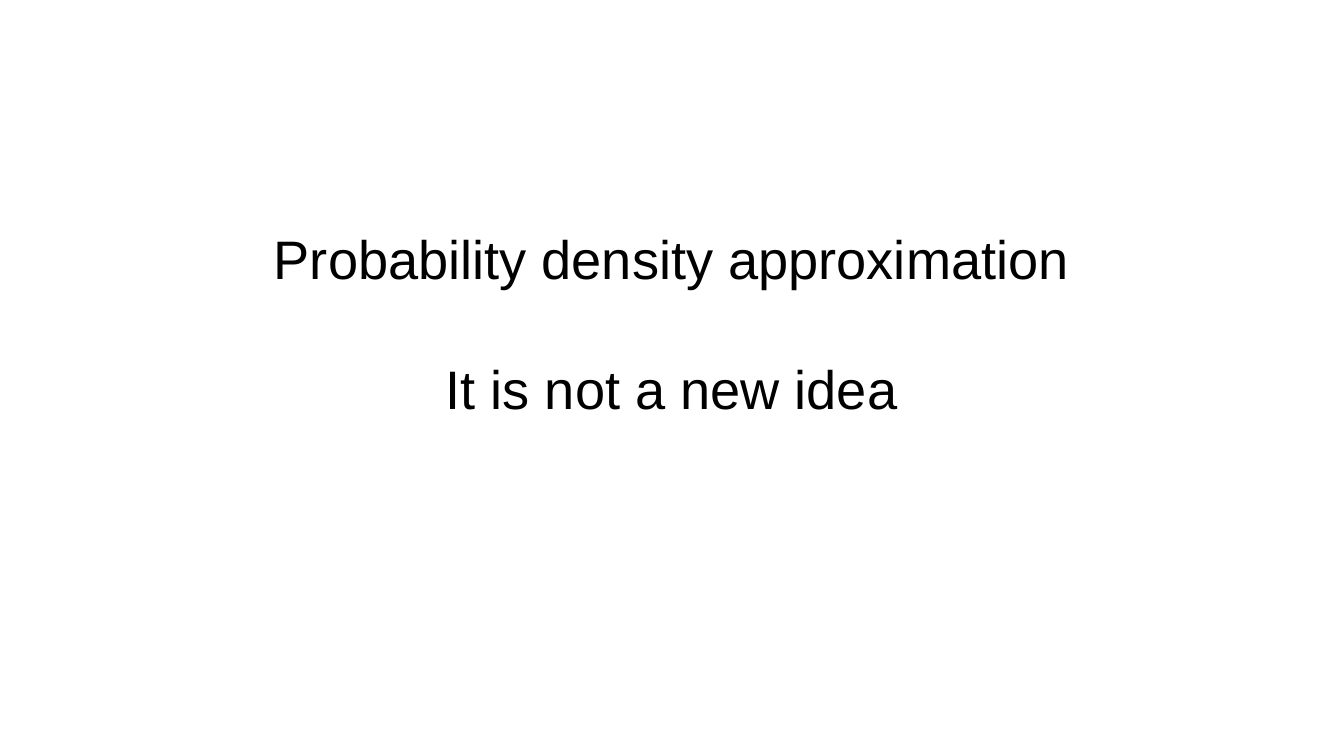
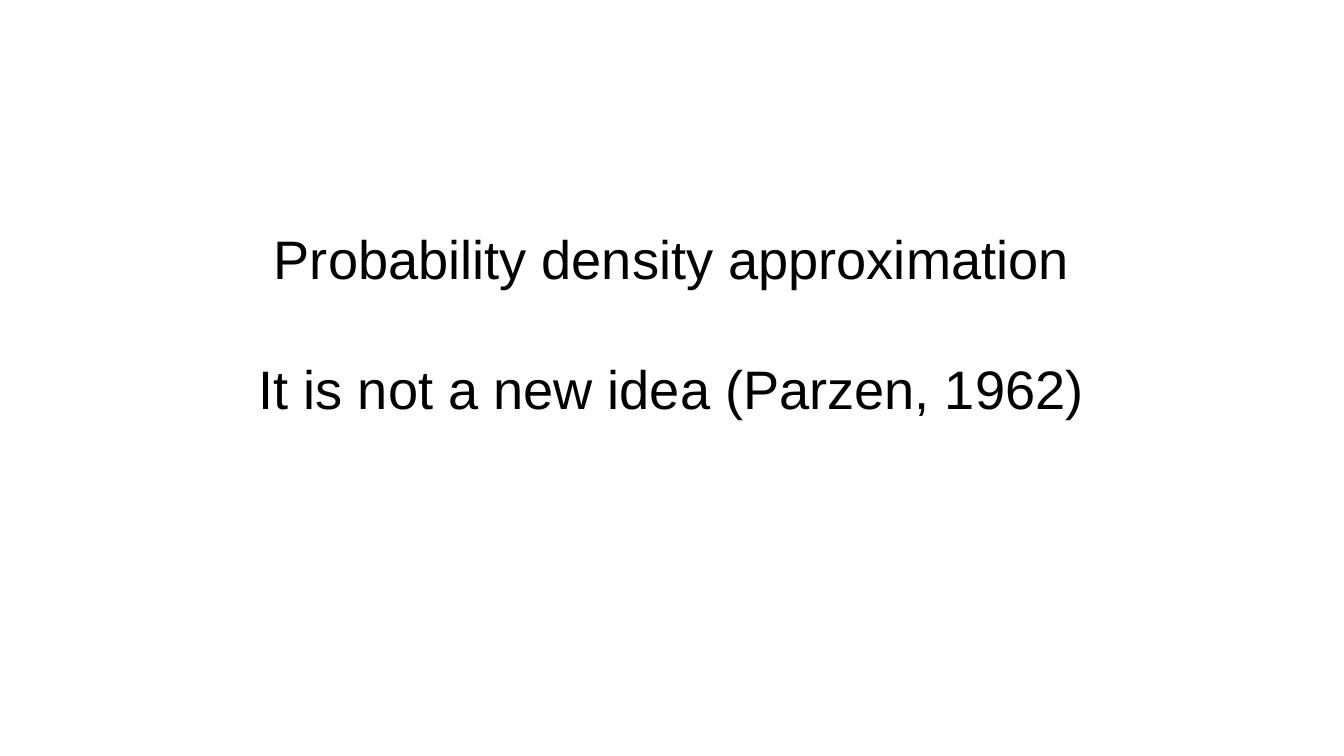
Before and after one commit to yxlin/Leeds, a slide deck: slide 21 of docs/ABC.odp (slide 20 before the commit). Drawn at 1344x756 pixels with LibreOffice and Linux fonts; fonts in the diff are those of the drawing. Boxes give left, top, right and bottom in pixels: in the first picture for what was removed or moved away, otherwise in the second. Text is boxed around its words. In the diff, an @@ line names an element or a change of style, - is before the commit and + after.

Commit message:
presenting version (correct a typo)

```diff
--- a/docs/ABC.odp
+++ b/docs/ABC.odp
@@ subtitle at (259, 369, 1084, 418): text changed @@
-It is not a new idea
+It is not a new idea (Parzen, 1962)
```
Also in this commit, not shown: 3 other slides changed, 2 slides added, 1 slide removed.
